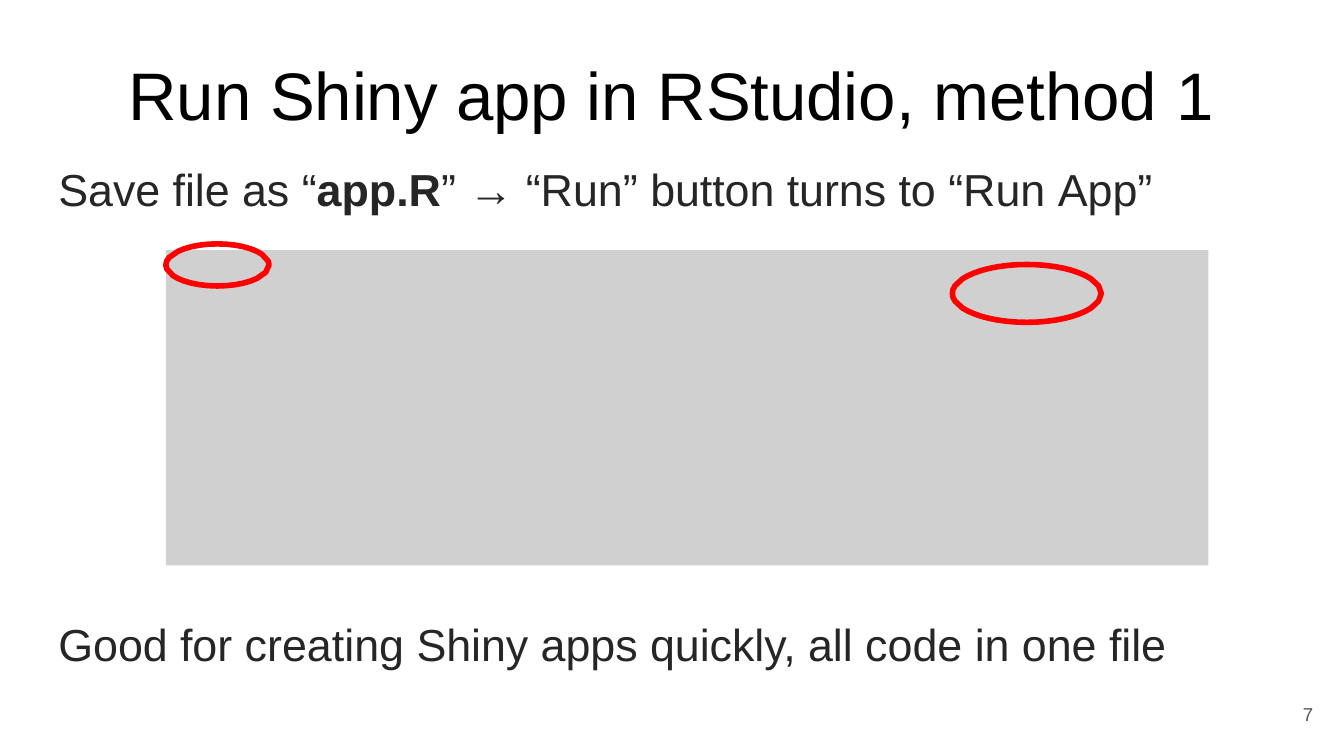
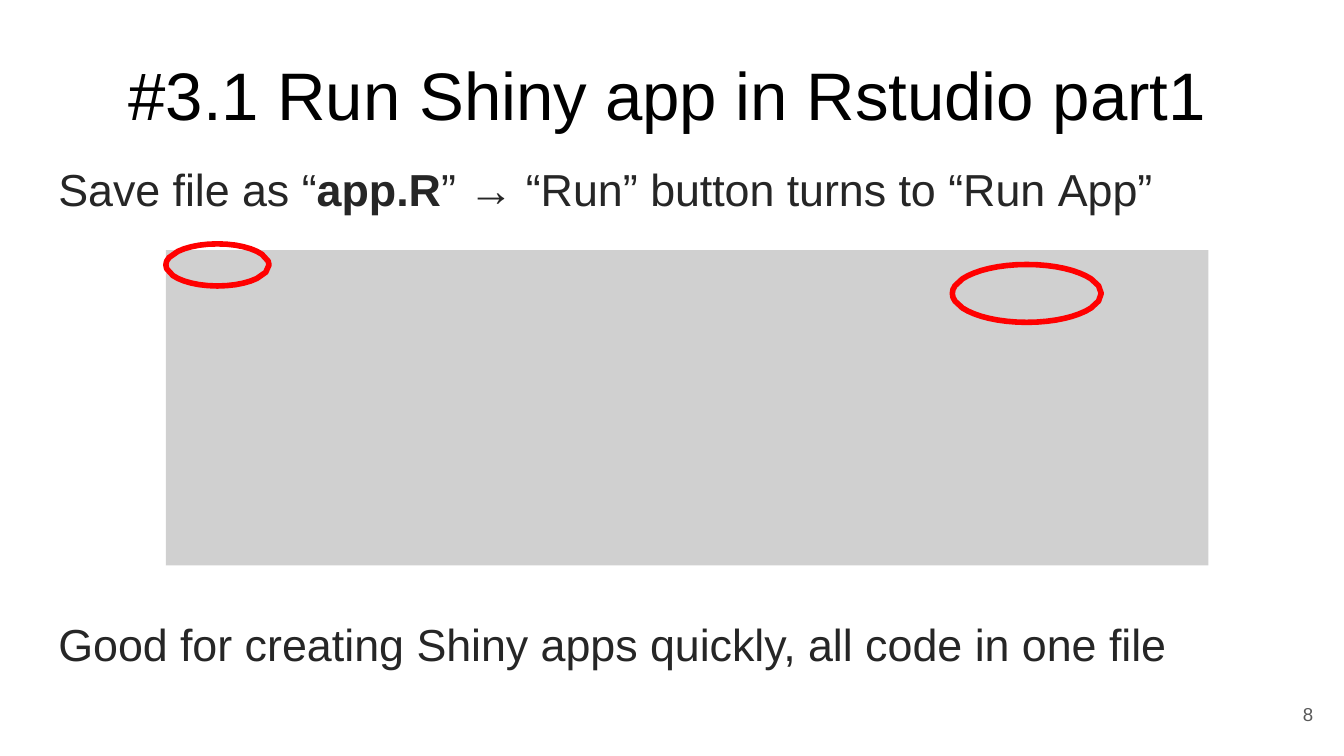
Before and after one commit to WHOIGit/Rshinypresentation, a slide deck: slide 8 of shinyRpresentation.odp (slide 7 before the commit). Drawn at 1344x756 pixels with LibreOffice and Linux fonts; fonts in the diff are those of the drawing; grey boxes stand for pictures. Boxes give left, top, right and bottom in pixels: in the first picture for what was removed or moved away, otherwise in the second. Text is boxed around its words. In the diff, an @@ line names an element or a change of style, - is before the commit and + after.

```diff
--- a/shinyRpresentation.odp
+++ b/shinyRpresentation.odp
@@ title at [128,71,1206,132]: text changed @@
-Run Shiny app in RStudio, method 1
+#3.1 Run Shiny app in Rstudio part1
@@ page number at [1303,708,1313,721]: text changed @@
-7
+8
```
Also in this commit, not shown: 28 other slides changed, 10 slides added, 7 slides removed, 8 other files.
